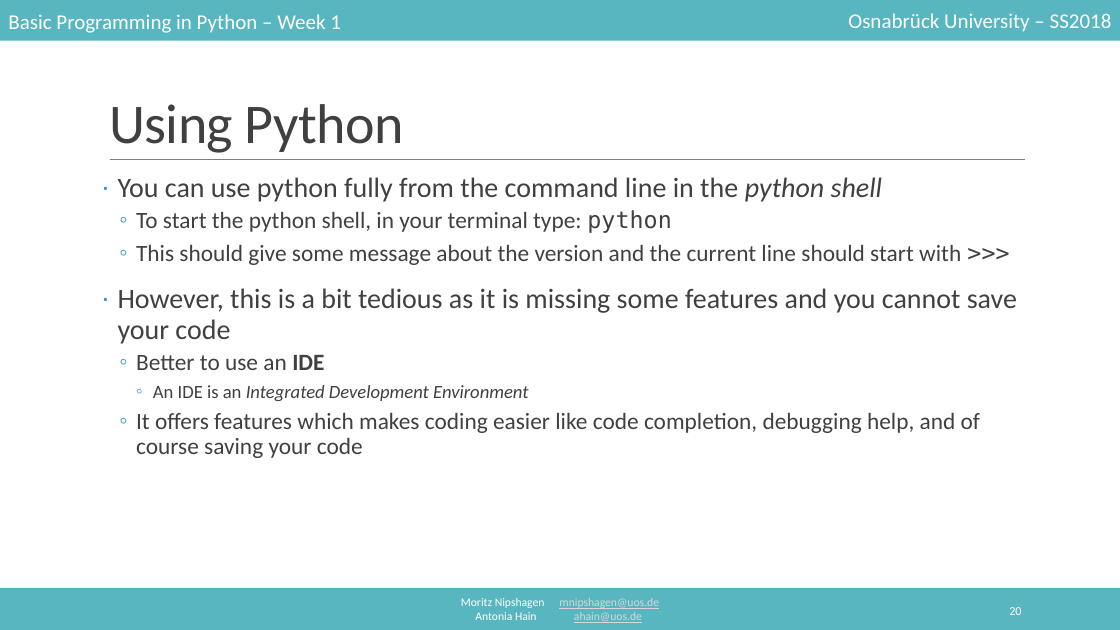
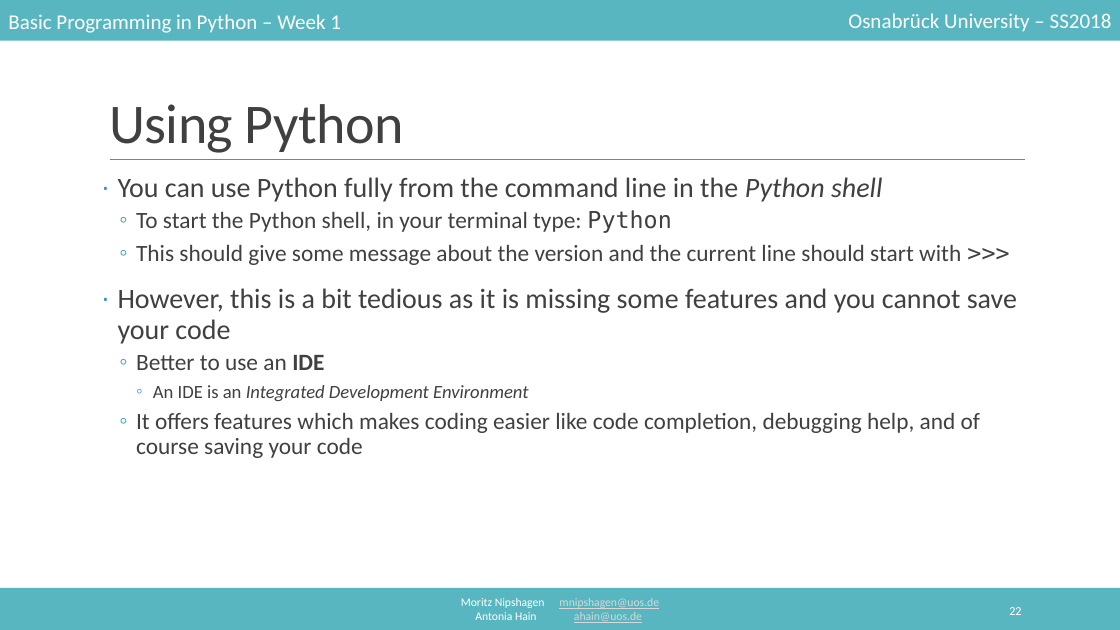
Before and after one commit to mnipshagen/monty, a slide deck: slide 22 of 2018/01/Hello_World.pptx (slide 20 before the commit). Drawn at 1120x630 pixels with LibreOffice and Linux fonts; fonts in the diff are those of the drawing. Boxes give left, top, right and bottom in pixels: in the first picture for what was removed or moved away, otherwise in the second. Text is boxed around its words. In the diff, an @@ line names an element or a change of style, - is before the commit and + after.

```diff
--- a/2018/01/Hello_World.pptx
+++ b/2018/01/Hello_World.pptx
@@ text at (x1=118, y1=177, x2=882, y2=233): text changed @@
-· You can use python fully from the command line in the python shell
-  ◦ To start the python shell, in your terminal type: python
+· You can use Python fully from the command line in the Python shell
+  ◦ To start the Python shell, in your terminal type: Python
@@ page number at (x1=1009, y1=607, x2=1021, y2=615): text changed @@
-20
+22
```
Also in this commit, not shown: 9 other slides changed, 4 slides added, 1 slide removed, 1 other file.
